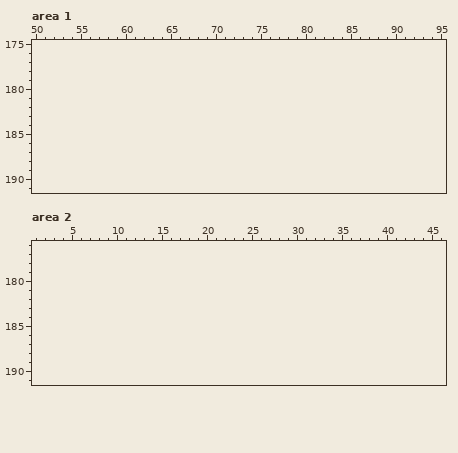
A pixel-art file gets an edit: art/plates.aseprite. Above: the version before the commit.
192x160 pixels, 1 frame. Colours within 5 levels of each other are drawn and written as one. Shown: area 1: x 50..95, y 175..191; area 2: x 1..46, y 176..191. The old version is drawn lined up with the new one, on the new canvas.
And afterwards:
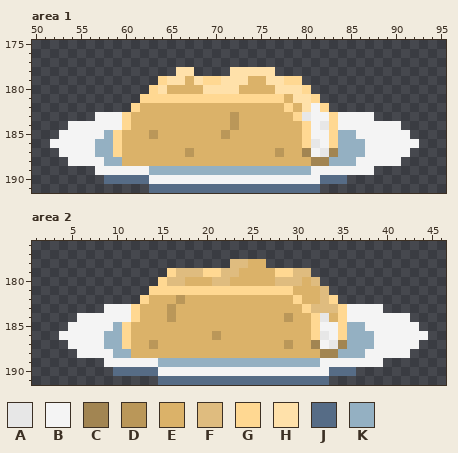
Palette (. is transparent): A #e7e7e7  B #f4f4f4  C #a28552  D #ba9759  E #dbb269  F #dfbc7f  G #ffd892  H #ffe1aa  J #566c86  K #94b0c2
Author's note on the commit: Refactoring to use fire atlas on the plates
Changes in this commit:
{"change": "canvas 192x160 -> 192x192"}
{"where": "area 1"}
{"y":178,"x":66,"old":"..","new":"HH"}
{"y":178,"x":72,"old":".....","new":"HHHHH"}
{"y":179,"x":64,"old":"................","new":"GHHEHGGHHHEEHHGG"}
{"y":180,"x":63,"old":"..................","new":"GHEEEEHHHHEEEEHHHG"}
{"y":181,"x":62,"old":"....................","new":"GGGGGGGGGGGGGGGGEHHG"}
{"y":182,"x":61,"old":"......................","new":"GEEEEEEEEEEEEEEEEGEHBG"}
{"y":183,"x":57,"old":"...............................","new":"BBBGEEEEEEEEEEEDEEEEEEGABBGBBBB"}
{"y":184,"x":54,"old":".....................................","new":"BBBBBBGEEEEEEEEEEEDEEEEEEEGBAGBBBBBBB"}
{"y":185,"x":53,"old":".......................................","new":"BBBBBKGEEEDEEEEEEEDEEEEEEEEGBBGKKBBBBBB"}
{"y":186,"x":52,"old":".........................................","new":"BBBBBKKGEEEEEEEEEEEEEEEEEEEEGABGKKKBBBBBB"}
{"y":187,"x":53,"old":".......................................","new":"BBBBKKGEEEEEEEDEEEEEEEEEDEECBACKKKBBBBB"}
{"y":188,"x":54,"old":".....................................","new":"BBBBKKEEEEEEEEEEEEEEEEEEEEECCKKKBBBBB"}
{"y":189,"x":57,"old":"...............................","new":"BBBBBBKKKKKKKKKKKKKKKKKKBBBBBBB"}
{"y":190,"x":58,"old":"...........................","new":"JJJJJBBBBBBBBBBBBBBBBBBBJJJ"}
{"y":191,"x":63,"old":"...................","new":"JJJJJJJJJJJJJJJJJJJ"}
{"where": "area 2"}
{"y":178,"x":23,"old":"....","new":"FFEE"}
{"y":179,"x":16,"old":"................","new":"GFFFGGFFEEEEGGFF"}
{"y":180,"x":15,"old":"..................","new":"GFFEEEFFEEEEEFFFEF"}
{"y":181,"x":14,"old":"....................","new":"GGGGGGGGGGGGGGGGEEEF"}
{"y":182,"x":13,"old":"......................","new":"GEEEDEEEEEEEEEEEEGEEFG"}
{"y":183,"x":9,"old":"...............................","new":"BBBGEEEDEEEEEEEEEEEEEEGFFFGBBBB"}
{"y":184,"x":6,"old":".....................................","new":"BBBBBBGEEEDEEEEEEEEEEEEDEEGAEGBBBBBBB"}
{"y":185,"x":5,"old":".......................................","new":"BBBBBKGEEEEEEEEEEEEEEEEEEEEGBBGKKBBBBBB"}
{"y":186,"x":4,"old":".........................................","new":"BBBBBKKGEEEEEEEEEDEEEEEEEEEEGABGKKKBBBBBB"}
{"y":187,"x":5,"old":".......................................","new":"BBBBKKGEEDEEEEEEEEEEEEEEDEECBACKKKBBBBB"}
{"y":188,"x":6,"old":".....................................","new":"BBBBKKEEEEEEEEEEEEEEEEEEEEECCKKKBBBBB"}
{"y":189,"x":9,"old":"...............................","new":"BBBBBBKKKKKKKKKKKKKKKKKKBBBBBBB"}
{"y":190,"x":10,"old":"...........................","new":"JJJJJBBBBBBBBBBBBBBBBBBBJJJ"}
{"y":191,"x":15,"old":"...................","new":"JJJJJJJJJJJJJJJJJJJ"}
